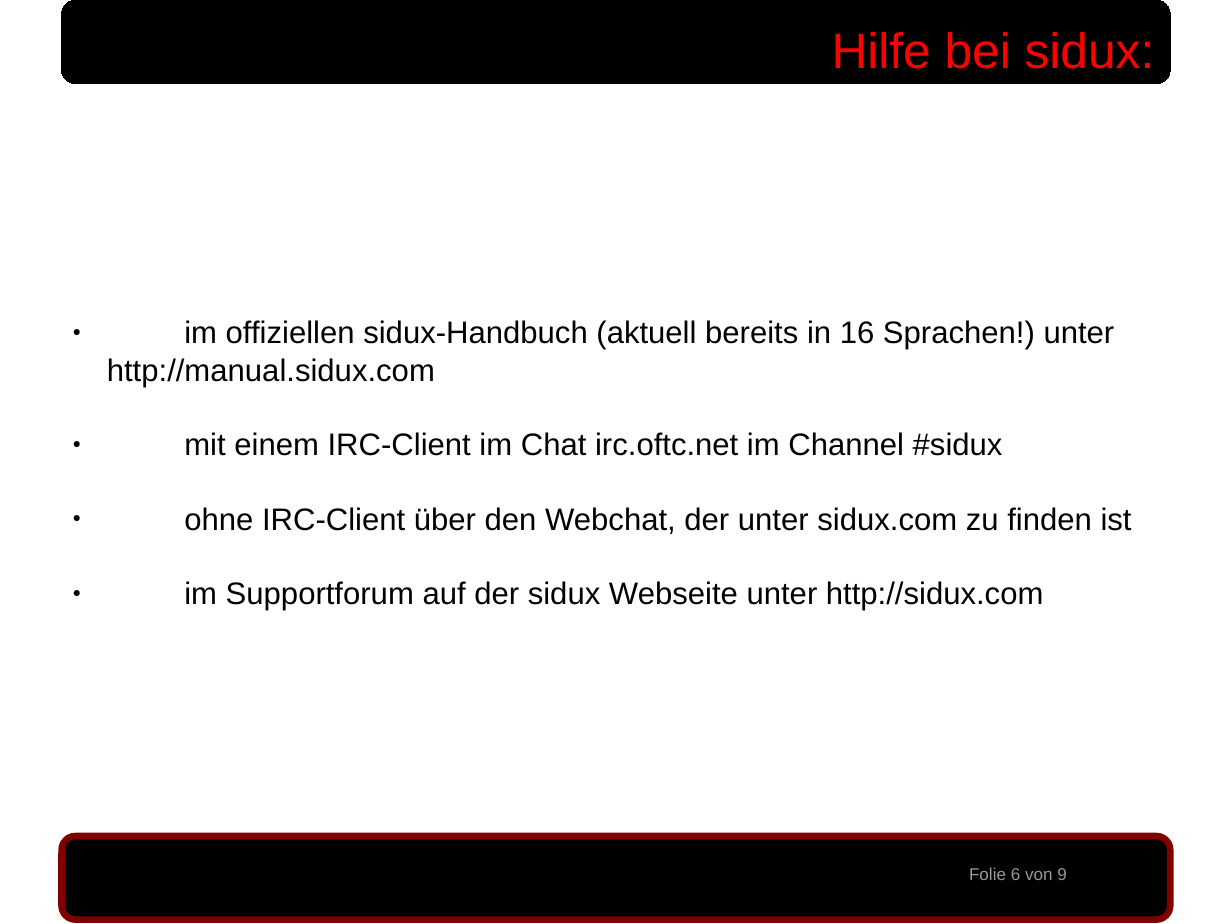
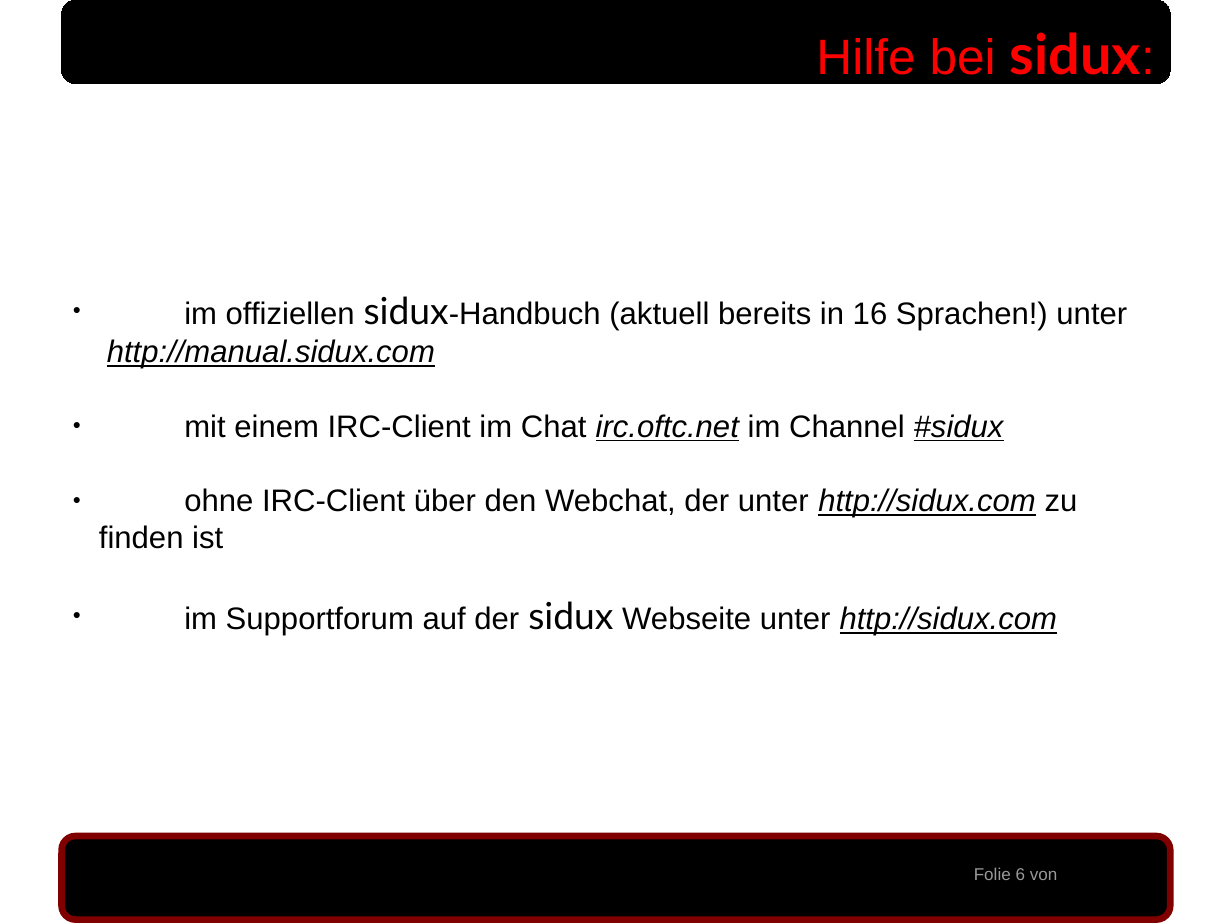
Before and after one commit to sidux-ev/praesentation, a slide deck: slide 6 of bin/sigint2010_koeln.odp. Drawn at 1232x924 pixels with LibreOffice and Linux fonts; fonts in the diff are those of the drawing; background and template pictures are left out. Boxes give left, top, right and bottom in pixels: in the first picture for what was removed or moved away, otherwise in the second. Text is boxed around its words. In the diff, an @@ line names an element or a change of style, - is before the commit and + after.

Commit message:
odp angepasst, sidux in dustismo +4pt (ttf-dustin muss installiert werden!), sidux-ev in arial, fett, inhalt wie in txt sidux im header dustimo +4pt, fett hinweis in ODP bzgl. FONT auf 1. seite (remove me after finalisation) pdf aus odp kleinere typos

```diff
--- a/bin/sigint2010_koeln.odp
+++ b/bin/sigint2010_koeln.odp
@@ text "Hilfe bei sidux:" at <box>816,32,1141,75</box>: size 32 to 36 pt, font Arial to Lato, bold on in "sidux:" @@
@@ text at <box>107,296,1127,636</box>: size 20 to 24 pt, font Arial to Lato in "sidux-Handbuch", "sidux"; italic on, underline on in "http://manual.sidux.com", "irc.oftc.net #sidux", "http://sidux.com" @@
@@ text at <box>99,488,1078,549</box>: text changed @@
-● ohne IRC-Client über den Webchat, der unter sidux.com zu finden ist
+● ohne IRC-Client über den Webchat, der unter http://sidux.com zu finden ist
@@ page number at <box>974,867,1058,880</box>: text changed @@
-Folie 6 von 9
+Folie 6 von
```
Also in this commit, not shown: 8 other slides changed, 3 other files.
